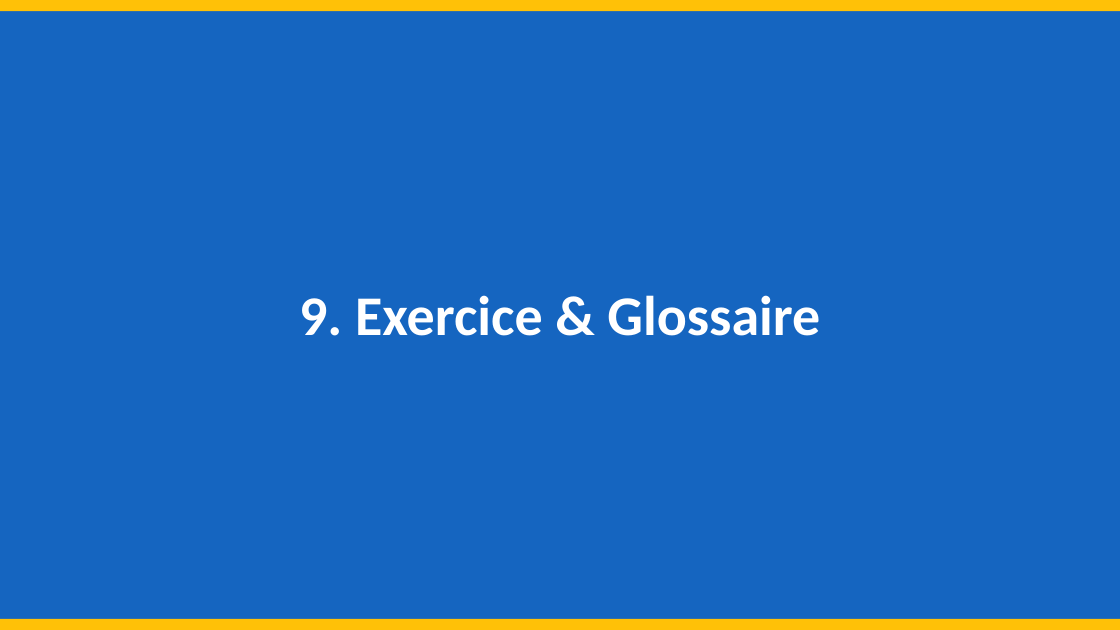
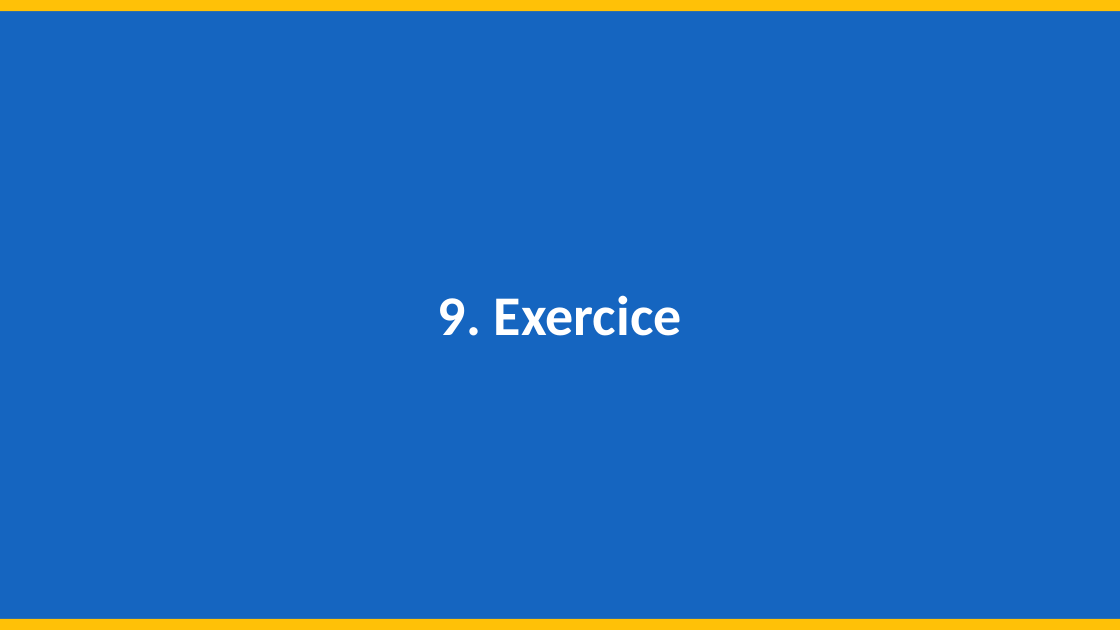
Before and after one commit to borisrosedev/iia_expo, a slide deck: slide 22 of paxos.pptx. Drawn at 1120x630 pixels with LibreOffice and Linux fonts; fonts in the diff are those of the drawing. Boxes give left, top, right and bottom in pixels: in the first picture for what was removed or moved away, otherwise in the second. Text is boxed around its words. In the diff, an @@ line names an element or a change of style, - is before the commit and + after.

```diff
--- a/paxos.pptx
+++ b/paxos.pptx
@@ text at box(438, 295, 682, 336): text changed @@
-9. Exercice & Glossaire
+9. Exercice
```
Also in this commit, not shown: 1 other slide changed.
